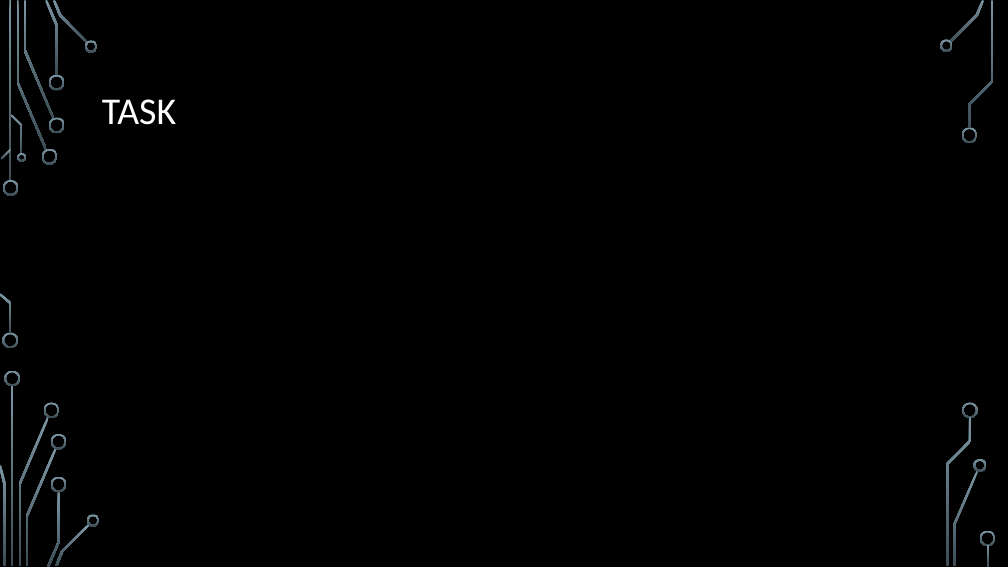
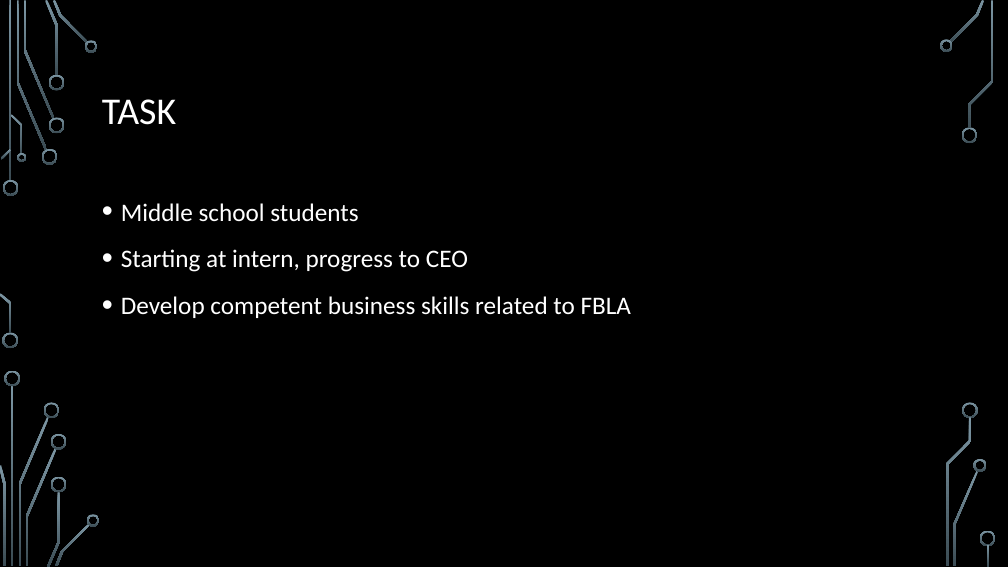
Before and after one commit to MHSCSClub/FBLA_GameSimulation_2014, a slide deck: slide 2 of Powerpoint.pptx. Drawn at 1008x567 pixels with LibreOffice and Linux fonts; fonts in the diff are those of the drawing; background and template pictures are left out. Boxes give left, top, right and bottom in pixels: in the first picture for what was removed or moved away, otherwise in the second. Text is boxed around its words. In the diff, an @@ line names an element or a change of style, - is before the commit and + after.

```diff
--- a/Powerpoint.pptx
+++ b/Powerpoint.pptx
@@ text added at bbox=[121, 203, 631, 318], 24 pt, text #FFFFFF @@
+• Middle school students
+• Starting at intern, progress to CEO
+• Develop competent business skills related to FBLA
```
Also in this commit, not shown: 2 other slides changed.
